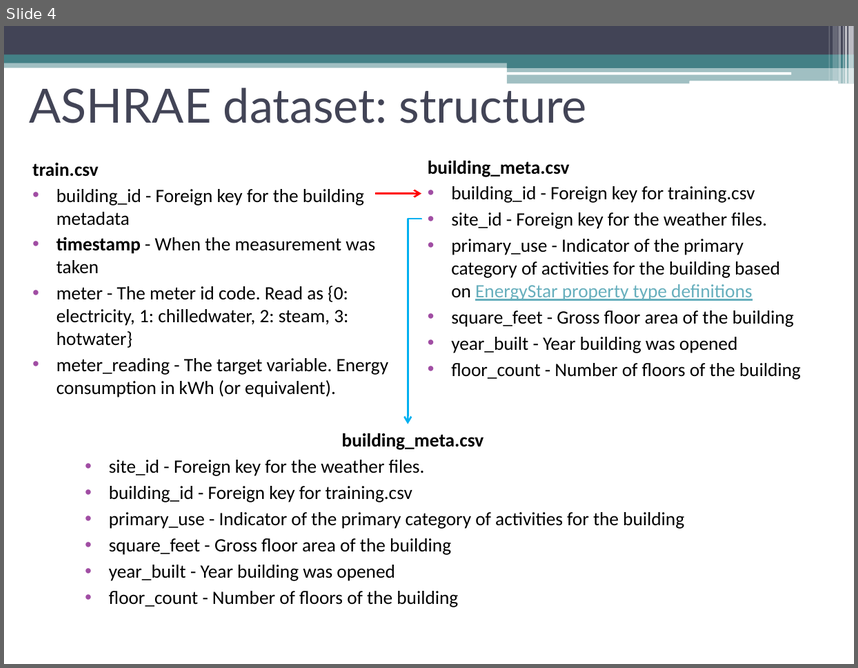
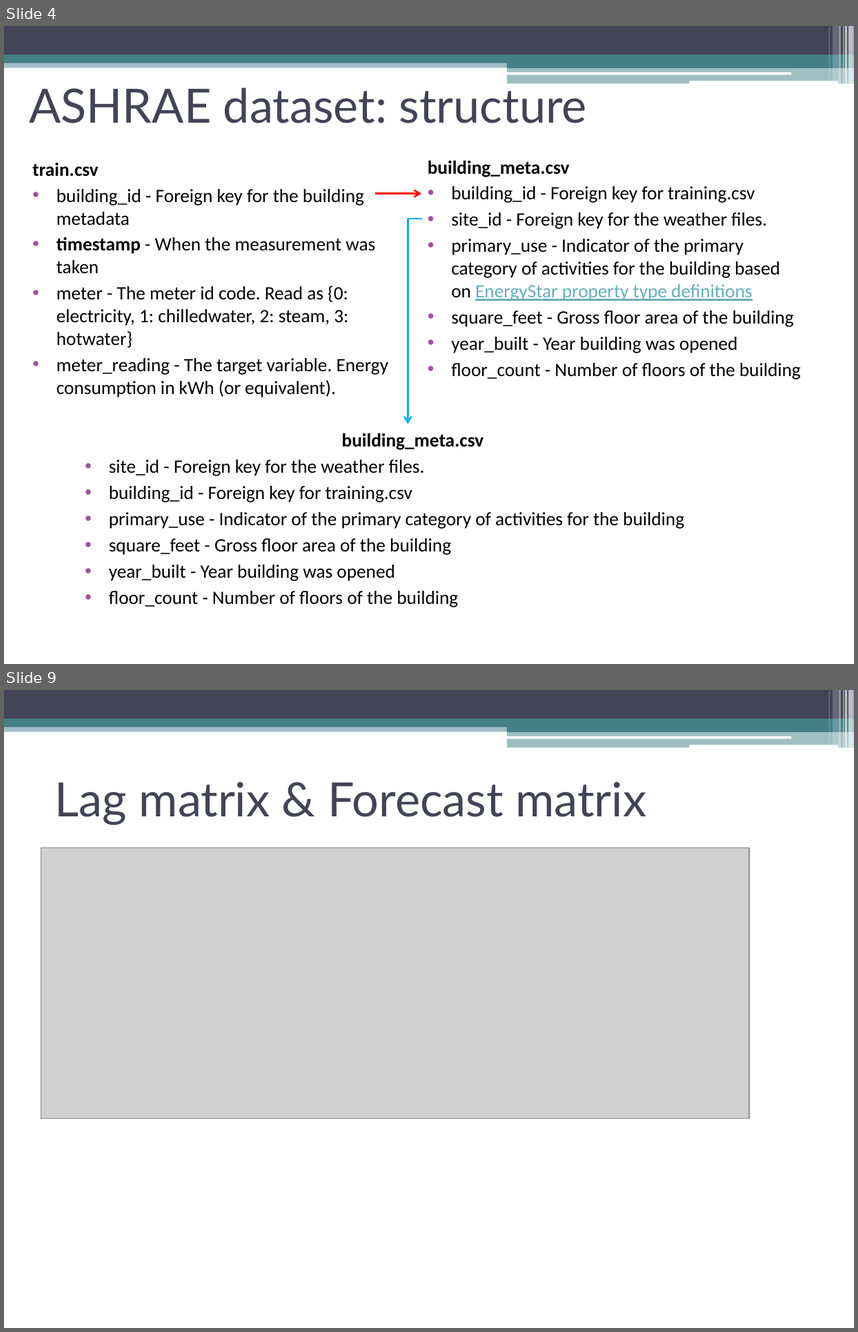
Before and after one commit to TarasKutsyk/ML-for-Automation-Project, a slide deck: Presentation ASHRAE.pptx. Shown one above the other, each under a label of ours: slide 4 before the commit, slides 4 and 9 after it; the slides between them are not shown. The pictures are 858x668 and 858x1332 pixels, drawn with LibreOffice and Linux fonts; fonts in the diff are those of the drawing; grey boxes stand for pictures. Boxes give left, top, right and bottom in pixels: in the first picture for what was removed or moved away, otherwise in the second. Text is boxed around its words. In the diff, an @@ line names an element or a change of style, - is before the commit and + after.

```diff
--- a/Presentation ASHRAE.pptx
+++ b/Presentation ASHRAE.pptx
@@ slide 9 added at <box>4,690,854,1328</box>, background #FFFFFF; not listed: 13 template elements that a slide beside it also shows @@
@@ title added at <box>55,782,646,825</box>, 40 pt, text #424456 @@
+Lag matrix & Forecast matrix
@@ picture added at <box>41,847,749,1118</box> @@
```
Also in this commit, not shown: 1 slide changed, 3 other slides added, 4 other files.
